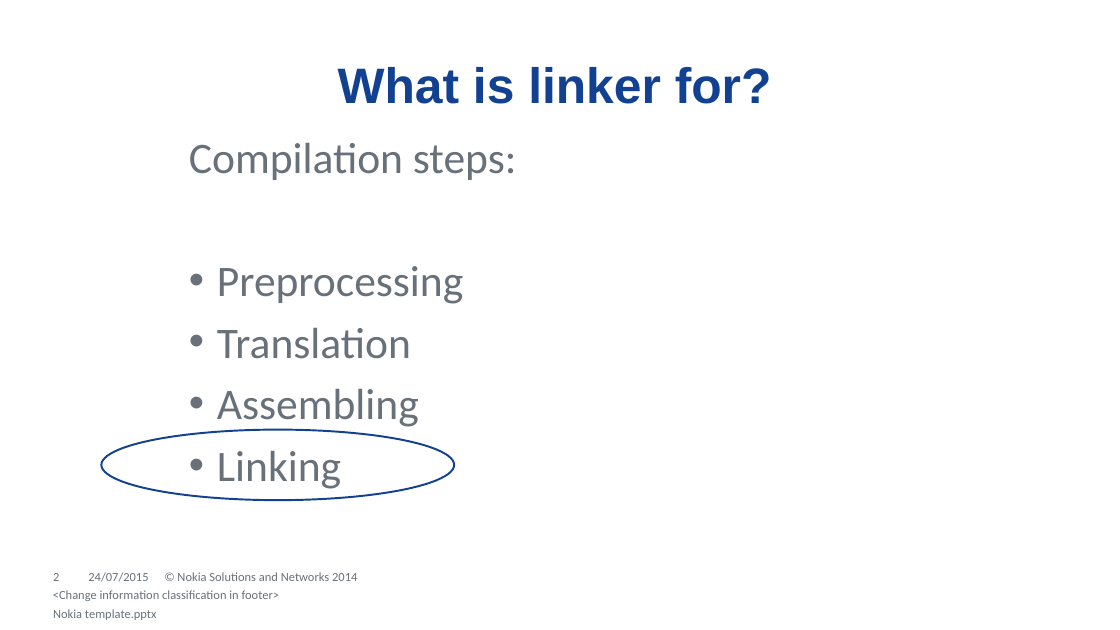
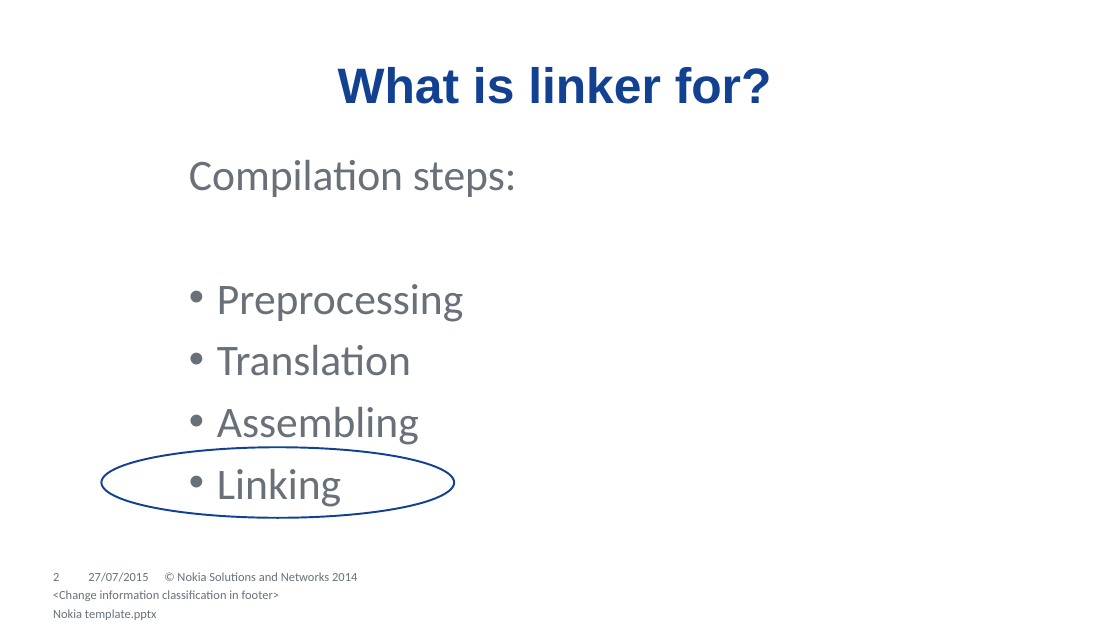
Before and after one commit to dendibakh/Linker, a slide deck: slide 2 of Diving into C++ linker.pptx. Drawn at 1120x630 pixels with LibreOffice and Linux fonts; fonts in the diff are those of the drawing; background and template pictures are left out. Boxes give left, top, right and bottom in pixels: in the first picture for what was removed or moved away, otherwise in the second. Text is boxed around its words. In the diff, an @@ line names an element or a change of style, - is before the commit and + after.

```diff
--- a/Diving into C++ linker.pptx
+++ b/Diving into C++ linker.pptx
@@ text "Compilation steps:": place and size @@
-text "Compilation steps:" at [189, 143, 517, 489]
+text "Compilation steps:" at [189, 160, 517, 507]
@@ ellipse: place and size @@
-ellipse at [102, 430, 455, 501]
+ellipse at [102, 447, 455, 517]
@@ text at [88, 572, 148, 582]: text changed @@
-24/07/2015
+27/07/2015
```
Also in this commit, not shown: 49 other slides changed, 5 slides added.
